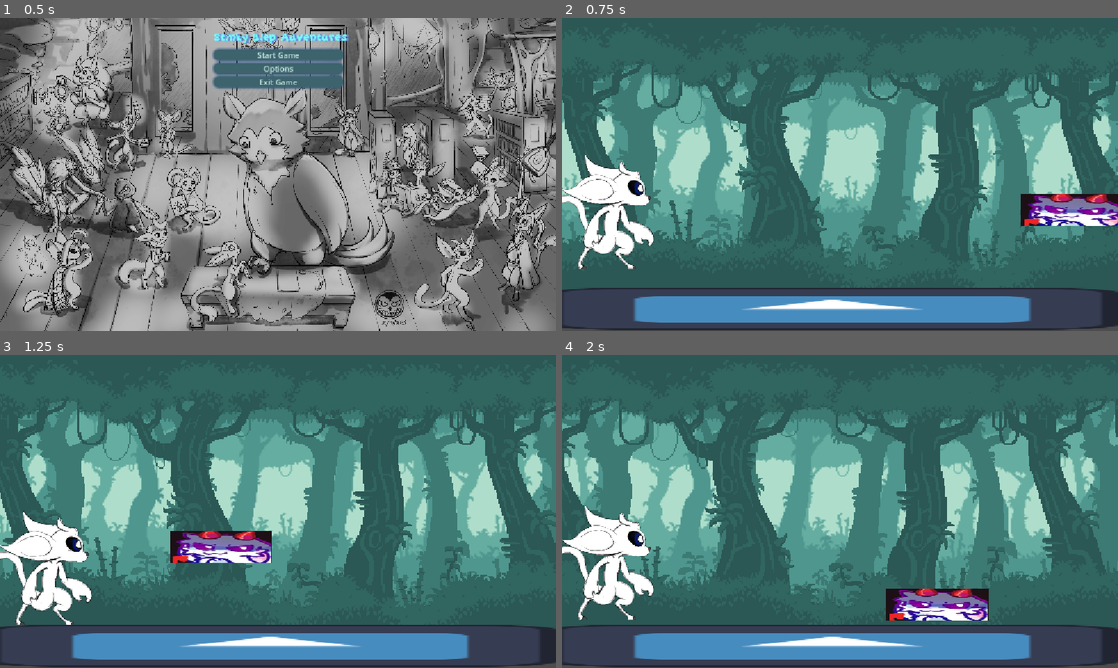
Above: before the commit, frames 1-4 (two rows, left to right).
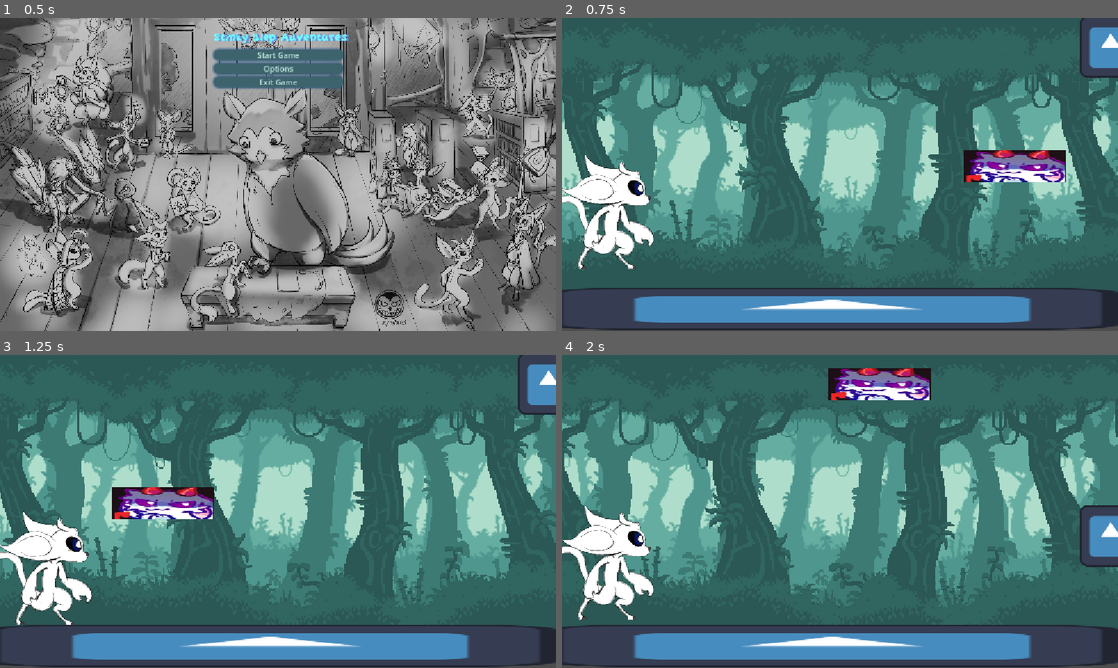
Above: after the commit, the same moments.

Repository: mentallyenifishnt/Test-repo
Game: Godot game, scene res://Scenes/mainmenu.tscn
Two runs of this game, one before a commit and one after it. Both use one fixed random seed, a clock stepped at 60 frames per second and the inputs below. The engine's default icon, where the game draws it, is replaced by a stand-in: a white triangle on a blue panel in a dark square.
Inputs:
- Up to frame 1 (0.5 s): no input
- Up to frame 2 (0.75 s): click "Start Game" at 0.5 s
- Up to frame 3 (1.25 s): no input
- Up to frame 4 (2 s): tap Space (Jump) at 1.52 s

Frame 1 is identical in both runs. In frame 2, 5.0% of the frame differs, in the area x 72-100%, y 0-67%; in frame 3, 5.0%; in frame 4, 5.1%, in the area x 47-100%, y 4-85%.

Commit message:
minor changes

Diff:
--- a/Scenes/Level One.tscn
+++ b/Scenes/Level One.tscn
@@ -32,5 +32,5 @@
 position = Vector2(1.5, 1.3157959)
 shape = SubResource("RectangleShape2D_n3rge")
 
-[node name="Node2D" parent="." unique_id=1356526119 instance=ExtResource("4_mmujx")]
-position = Vector2(1257, 398)
+[node name="gun" parent="." unique_id=1356526119 instance=ExtResource("4_mmujx")]
+position = Vector2(1137, 307)
--- a/Scenes/SpawnerTest.tscn
+++ b/Scenes/SpawnerTest.tscn
@@ -4,7 +4,7 @@
 [ext_resource type="Texture2D" uid="uid://d04aeigorso2u" path="res://Images/Sprites/icon.svg" id="2_r3f04"]
 [ext_resource type="PackedScene" uid="uid://bkeeifhxdv1ev" path="res://Scenes/Bullet Test.tscn" id="2_r73m3"]
 
-[node name="Node2D" type="Node2D" unique_id=1356526119]
+[node name="gun" type="Node2D" unique_id=1356526119]
 script = ExtResource("1_dcp05")
 MinPosition = 700.0
 MoveTime = 1.0
